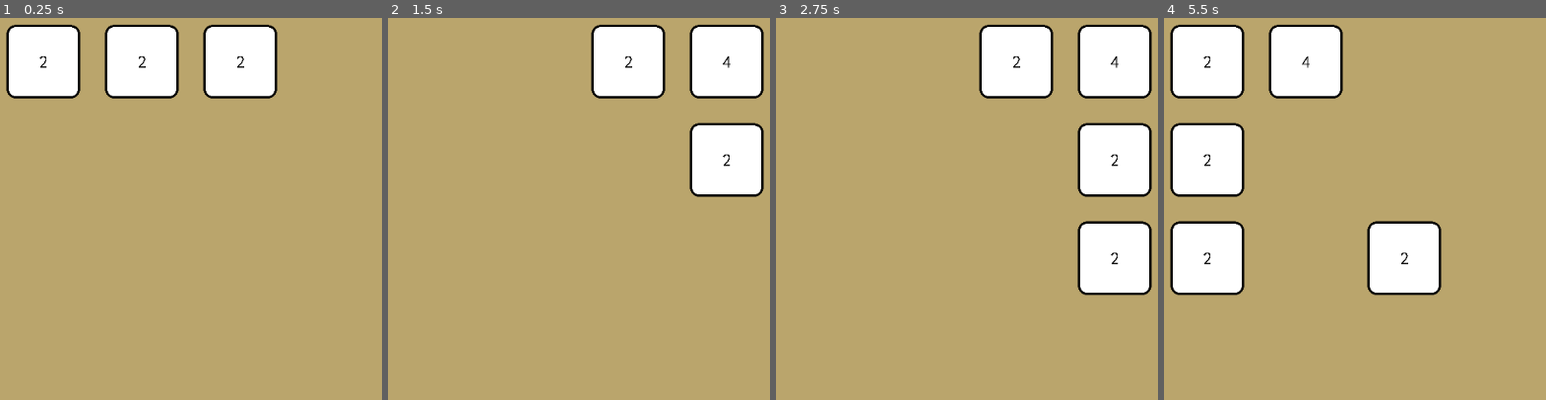
Above: before the commit, frames 1-4 (left to right).
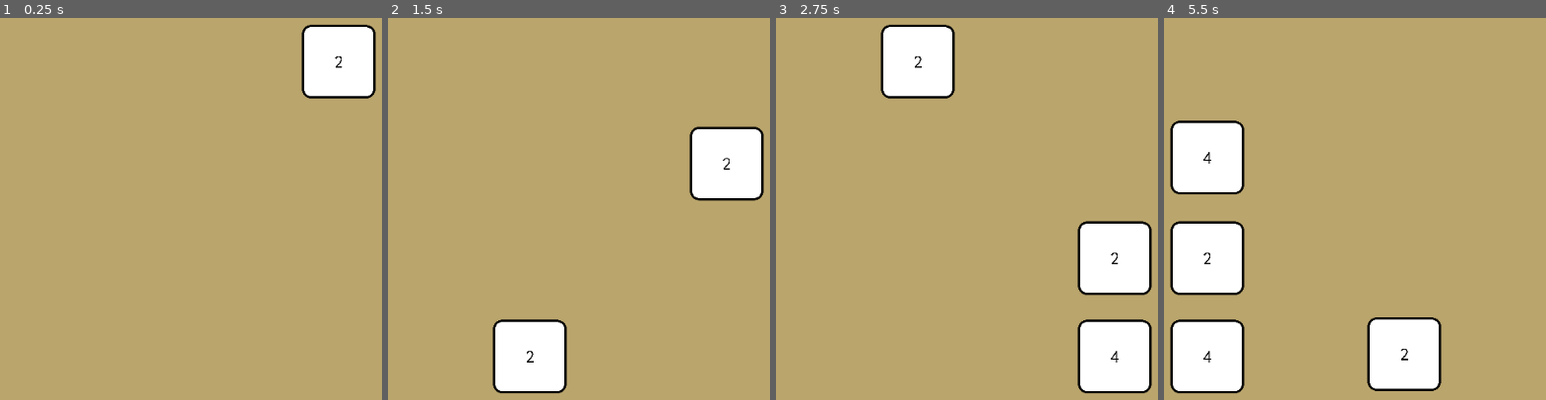
Above: after the commit, the same moments.

Repository: JHaller27/Godot2048
Game: Godot game, scene res://Main.tscn
Same seed, same stepped clock (60 frames per second), same inputs: the game is played once before the commit and once after it.
Inputs:
- Up to frame 1 (0.25 s): no input
- Up to frame 2 (1.5 s): tap Enter at 0.5 s; hold Right (slide_right) 0.53-1.28 s; hold Down (slide_down) from 1.28 s (still down)
- Up to frame 3 (2.75 s): release Down (slide_down) at 2.03 s; hold Right (slide_right) from 2.03 s (still down)
- Up to frame 4 (5.5 s): release Right (slide_right) at 2.78 s; hold Up (slide_up) 2.78-3.53 s; hold Left (slide_left) 3.53-5.03 s; tap Space at 5 s; hold Down (slide_down) from 5.03 s (still down)

The runs differ from the first frame. In frame 1, 15% of the frame differs, in the area x 1-99%, y 1-22%; in frame 2, 12%; in frame 3, 19%; in frame 4, 19%, in the area x 1-73%, y 1-99%.

Commit message:
Slide up & down

Diff:
--- a/TileBoard.gd
+++ b/TileBoard.gd
@@ -12,6 +12,14 @@
 var new_values: Array = []
 var to_free: Array = []
 var just_moved: Array = []
+
+
+func get_column(grid: Array, idx: int) -> Array:
+	var col = []
+	for row in grid:
+		col.append(row[idx])
+	return col
+
 
 func reset_just_moved():
 	just_moved = []
@@ -42,10 +50,7 @@
 		positions.append(position_row)
 		tiles.append(tiles_row)
 
-#	add_random_tile()
-	add_tile(0, 0, 1)
-	add_tile(0, 1, 1)
-	add_tile(0, 2, 1)
+	add_random_tile()
 	$Tween.connect("tween_all_completed", self, "_on_done_tweening")
 
 	reset_just_moved()
@@ -123,7 +128,7 @@
 	self.reset_just_moved()
 
 
-func _find_next_left_spot(src_tile: Object, src_index: int, row: Array, just_moved_row: Array) -> int:
+func _find_next_spot_desc(src_tile: Object, src_index: int, row: Array, just_moved_row: Array) -> int:
 	var dst_index = src_index
 	var scout_index = dst_index-1
 	while scout_index >= 0:
@@ -140,7 +145,7 @@
 	return 0
 
 
-func _find_next_right_spot(src_tile: Object, src_index: int, row: Array, just_moved_row: Array) -> int:
+func _find_next_spot_asc(src_tile: Object, src_index: int, row: Array, just_moved_row: Array) -> int:
 	var dst_index = src_index
 	var scout_index = dst_index+1
 	while scout_index < row.size():
@@ -164,7 +169,7 @@
 			var src_tile = row[src_index]
 			if src_tile == null:
 				continue
-			var dst_index = _find_next_left_spot(src_tile, src_index, row, just_moved[row_index])
+			var dst_index = _find_next_spot_desc(src_tile, src_index, row, just_moved[row_index])
 			if dst_index != src_index:
 				self._slide_tile(src_tile, row_index, src_index, row[dst_index], row_index, dst_index)
 	$Tween.start()
@@ -177,18 +182,36 @@
 			var src_tile = row[src_index]
 			if src_tile == null:
 				continue
-			var dst_index = _find_next_right_spot(src_tile, src_index, row, just_moved[row_index])
+			var dst_index = _find_next_spot_asc(src_tile, src_index, row, just_moved[row_index])
 			if dst_index != src_index:
 				self._slide_tile(src_tile, row_index, src_index, row[dst_index], row_index, dst_index)
 	$Tween.start()
 
 
 func _slide_up():
-	pass
+	for col_index in range(self.tiles.size()):
+		var col = get_column(self.tiles, col_index)
+		for src_index in range(1, col.size()):
+			var src_tile = col[src_index]
+			if src_tile == null:
+				continue
+			var dst_index = _find_next_spot_desc(src_tile, src_index, col, get_column(just_moved, col_index))
+			if dst_index != src_index:
+				self._slide_tile(src_tile, src_index, col_index, col[dst_index], dst_index, col_index)
+	$Tween.start()
 
 
 func _slide_down():
-	pass
+	for col_index in range(self.tiles.size()):
+		var col = get_column(self.tiles, col_index)
+		for src_index in range(col.size()-1, -1, -1):
+			var src_tile = col[src_index]
+			if src_tile == null:
+				continue
+			var dst_index = _find_next_spot_asc(src_tile, src_index, col, get_column(just_moved, col_index))
+			if dst_index != src_index:
+				self._slide_tile(src_tile, src_index, col_index, col[dst_index], dst_index, col_index)
+	$Tween.start()
 
 
 func _input(event):
